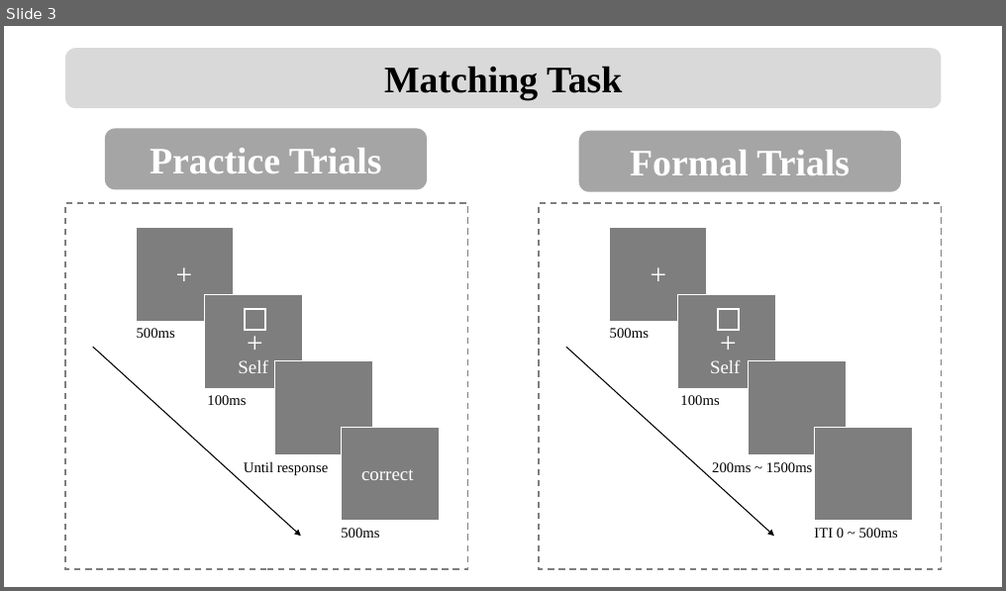
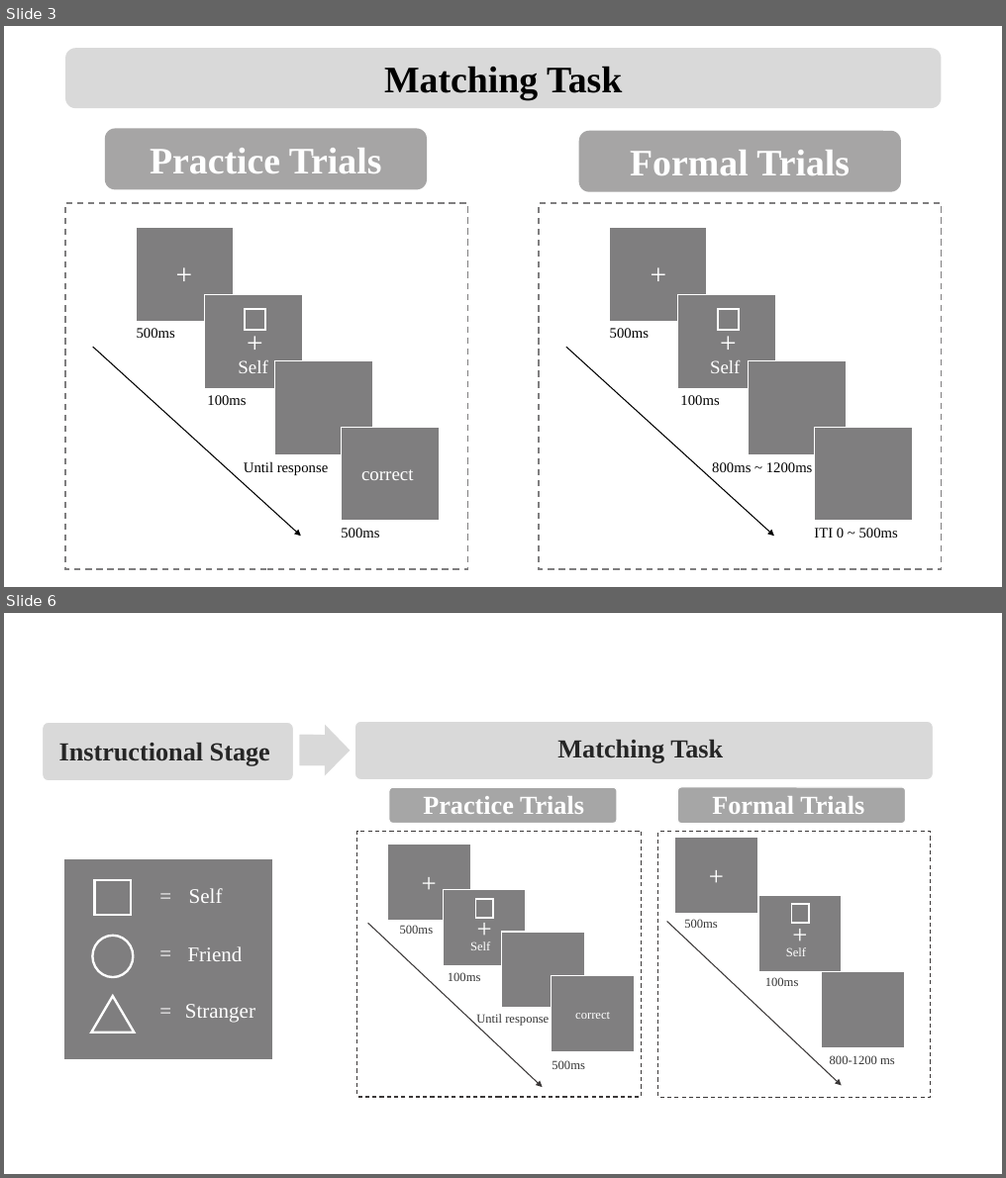
Before and after one commit to Chuan-Peng-Lab/ReliabilitySPE, a slide deck: 1_Protocol/1_2_Planned_Analysis/1_2_2_OUTPUT/SALT.pptx. Shown one above the other, each under a label of ours: slide 3 before the commit, slides 3 and 6 after it; the slides between them are not shown. The pictures are 1006x591 and 1006x1178 pixels, drawn with LibreOffice and Linux fonts; fonts in the diff are those of the drawing. Boxes give left, top, right and bottom in pixels: in the first picture for what was removed or moved away, otherwise in the second. Text is boxed around its words. In the diff, an @@ line names an element or a change of style, - is before the commit and + after.

```diff
--- a/1_Protocol/1_2_Planned_Analysis/1_2_2_OUTPUT/SALT.pptx
+++ b/1_Protocol/1_2_Planned_Analysis/1_2_2_OUTPUT/SALT.pptx
@@ slide 6 added at bbox=[4, 613, 1002, 1174], background #FFFFFF @@
@@ rounded rectangle added at bbox=[43, 722, 294, 780], fill #D9D9D9, outline #FFFFFF 1 pt @@
@@ rectangle added at bbox=[48, 728, 288, 777], fill #D9D9D9, 25 pt, text #262626, bold @@
+Instructional Stage
@@ right arrow added at bbox=[300, 725, 350, 776], fill #D9D9D9 @@
@@ rounded rectangle added at bbox=[355, 722, 934, 780], fill #D9D9D9, outline #FFFFFF 1 pt @@
@@ rectangle added at bbox=[300, 735, 335, 765], fill #D9D9D9 @@
@@ text added at bbox=[557, 740, 723, 763], 25 pt, text #262626, bold @@
+Matching Task
@@ rounded rectangle added at bbox=[389, 787, 617, 823], fill #A6A6A6, outline #FFFFFF 1 pt @@
@@ rectangle added at bbox=[396, 789, 611, 822], fill #A6A6A6, 25 pt, text #FFFFFF, bold @@
+Practice Trials
@@ rounded rectangle added at bbox=[678, 787, 905, 823], fill #A6A6A6, outline #FFFFFF 1 pt @@
@@ rectangle added at bbox=[678, 793, 899, 819], fill #A6A6A6, 25 pt, text #FFFFFF, bold @@
+Formal Trials
@@ rectangle added at bbox=[357, 831, 642, 1097], outline #3B3838 1 pt dashed @@
@@ triangle added at bbox=[578, 846, 586, 852], fill #FFFFFF, outline #FFFFFF 1 pt @@
@@ rectangle added at bbox=[658, 832, 930, 1098], outline #3B3838 1 pt dashed @@
@@ rectangle added at bbox=[675, 838, 757, 913], fill #807F80, outline #FFFFFF 1 pt, 25.5 pt, text #FFFFFF @@
++
@@ ellipse added at bbox=[578, 857, 586, 863], fill #FFFFFF, outline #FFFFFF 1 pt @@
@@ rectangle added at bbox=[578, 867, 586, 874], fill #FFFFFF, outline #FFFFFF 1 pt @@
@@ rectangle added at bbox=[475, 899, 493, 918], fill #7F7E7F, outline #FFFFFF 1.75 pt @@
@@ rectangle added at bbox=[758, 896, 842, 971], fill #807F80, outline #FFFFFF 1 pt, 25.5 pt, text #FFFFFF @@
++
@@ rectangle added at bbox=[792, 904, 809, 923], fill #7F7E7F, outline #FFFFFF 1.75 pt @@
@@ arrow added from (368, 923) to (543, 1087), #3B3838 1 pt @@
@@ arrow added from (667, 922) to (842, 1086), #3B3838 1 pt @@
@@ text added at bbox=[684, 919, 718, 928], 12 pt, text #333333 @@
+500ms
@@ text added at bbox=[786, 948, 806, 957], 12 pt, text #FFFFFF @@
+Self
@@ group added at bbox=[388, 845, 635, 1069]: 5 texts, 4 rectangles @@
++
+500ms
+100ms
+Until response
+500ms
++
+Self
+correct
@@ text added at bbox=[765, 977, 799, 986], 12 pt, text #333333 @@
+100ms
@@ rectangle added at bbox=[822, 971, 905, 1048], fill #807F80, outline #FFFFFF 1 pt @@
@@ group added at bbox=[63, 860, 272, 1060]: 6 texts, 2 rectangles, 1 ellipse, 1 triangle @@
+=
+=
+=
+Self
+Friend
+Stranger
@@ text added at bbox=[830, 1056, 895, 1064], 12 pt, text #333333 @@
+800-1200 ms
@@ slide 3 changed as well @@
@@ text at bbox=[712, 463, 813, 472]: text changed @@
-200ms ~ 1500ms
+800ms ~ 1200ms
```
Also in this commit, not shown: 3 other slides changed, 2 other slides added, 5 slides removed, 7 other files.
